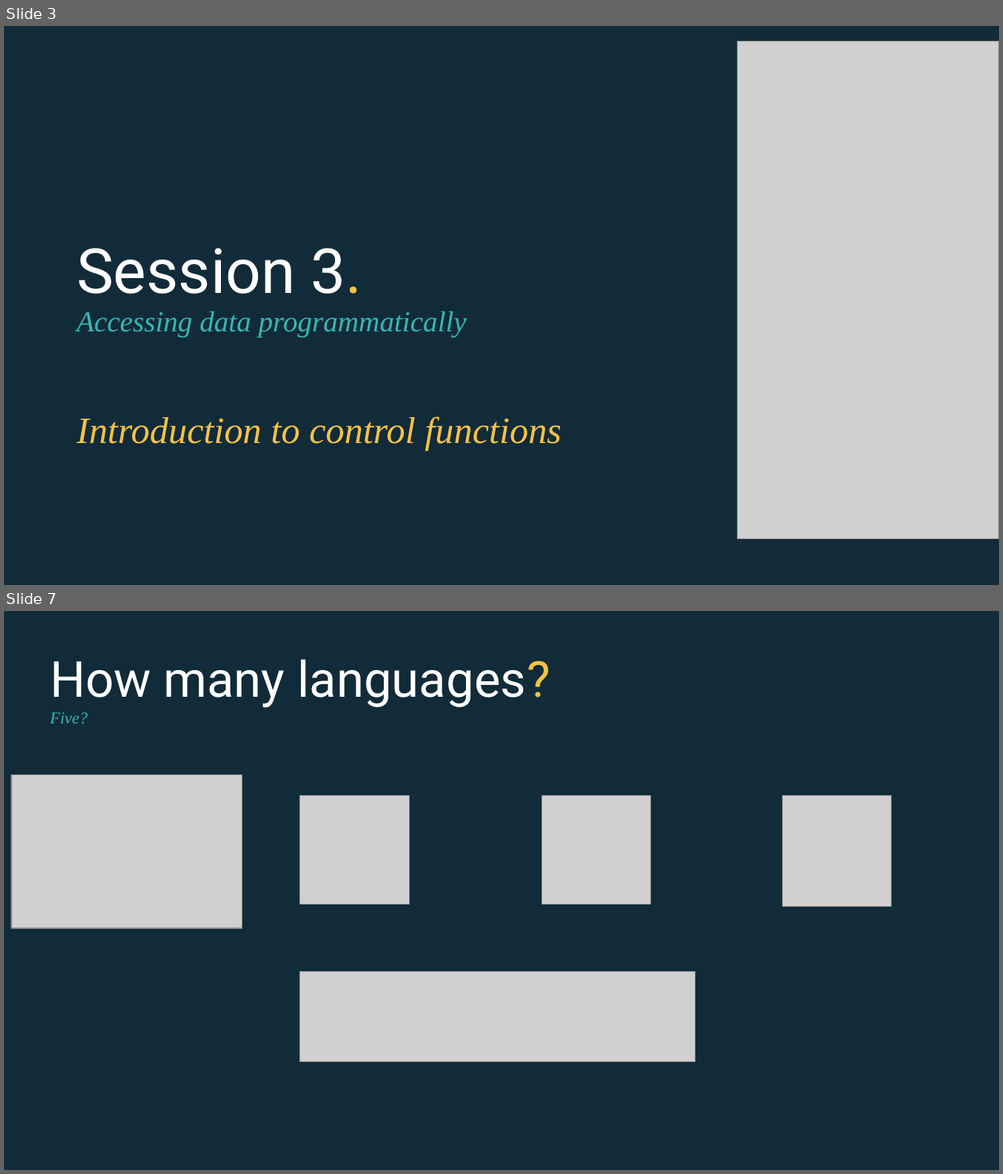
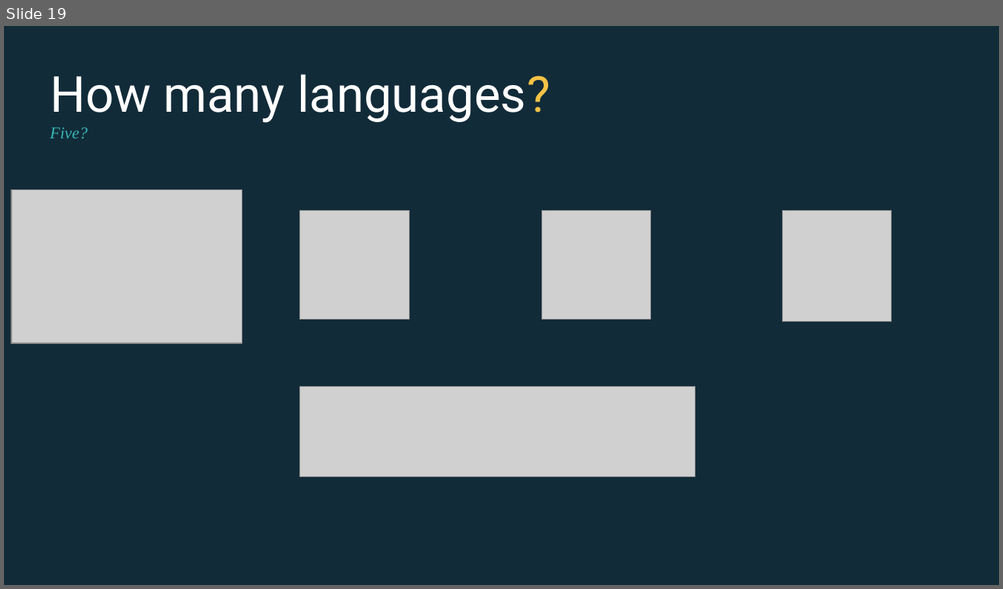
Before and after one commit to EconomicsObservatory/courses, a slide deck: 3/s3_Accessing_data_programmatically.pptx. Shown one above the other, each under a label of ours: slides 3 and 7 before the commit, slide 19 after it; the slides between them are not shown. The pictures are 1003x1174 and 1003x589 pixels, drawn with LibreOffice and Linux fonts; fonts in the diff are those of the drawing; grey boxes stand for pictures. Boxes give left, top, right and bottom in pixels: in the first picture for what was removed or moved away, otherwise in the second. Text is boxed around its words. In the diff, an @@ line names an element or a change of style, - is before the commit and + after.

```diff
--- a/3/s3_Accessing_data_programmatically.pptx
+++ b/3/s3_Accessing_data_programmatically.pptx
@@ slide 3 removed at [4,26,999,585], background #122B39 @@
@@ picture removed at [737,41,999,540] @@
@@ title removed at [77,248,466,337] @@
-Session 3.
-Accessing data programmatically
@@ text removed at [77,417,561,451] @@
-Introduction to control functions
@@ what was slide 7 is now slide 19 @@
```
Also in this commit, not shown: 4 slides changed, 4 slides added, 2 other slides removed, 6 other files.
